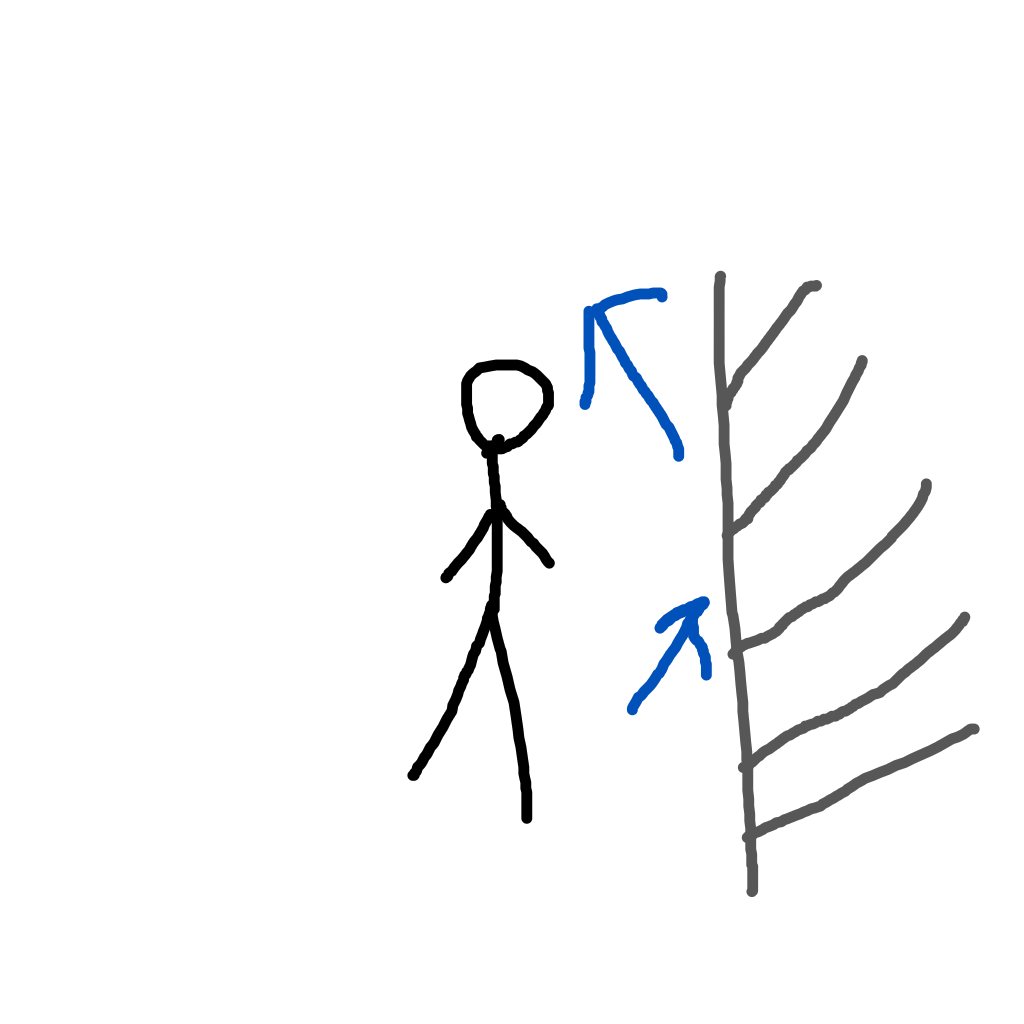
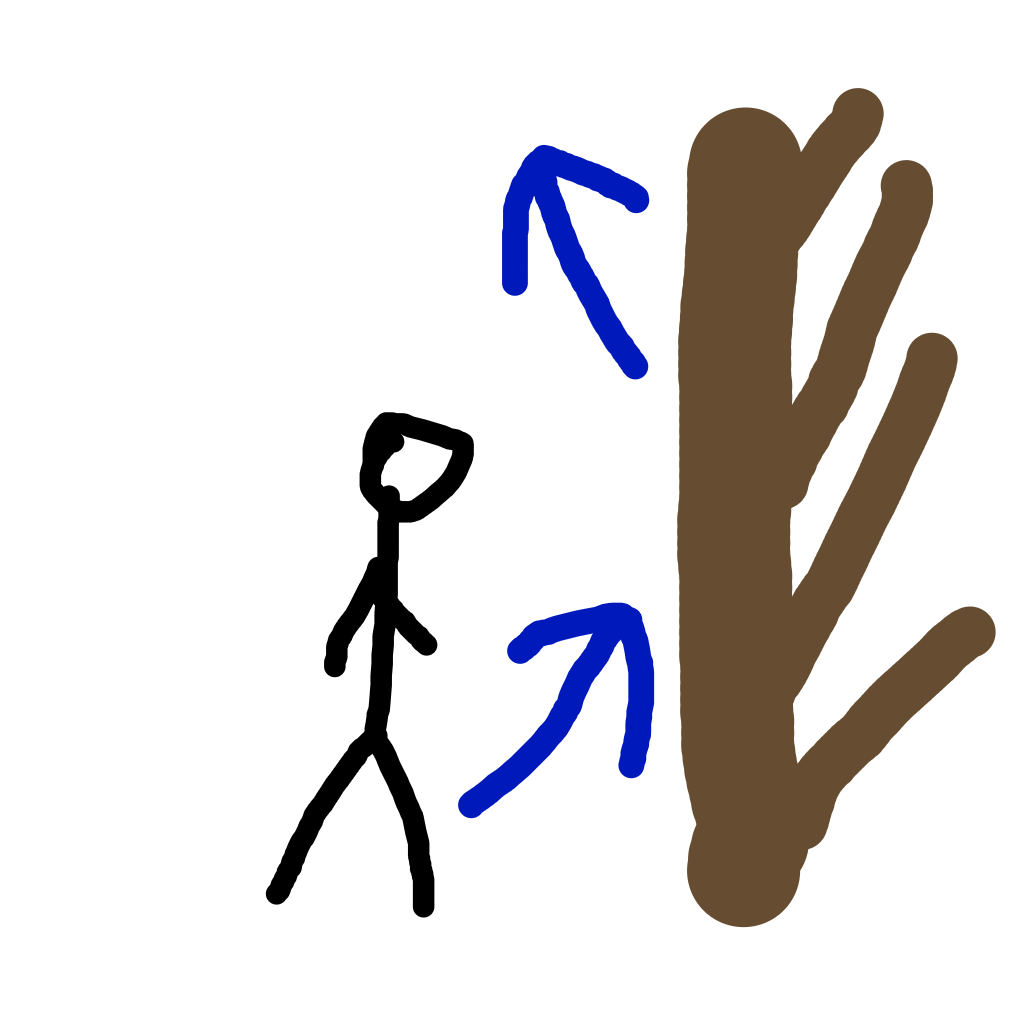
Revision of a layered w=1024, h=1024 image; what changed, layer by layer:
renamed "Paint Layer 1" to "Paint Layer 2", painted on it over [265,88,996,928]
